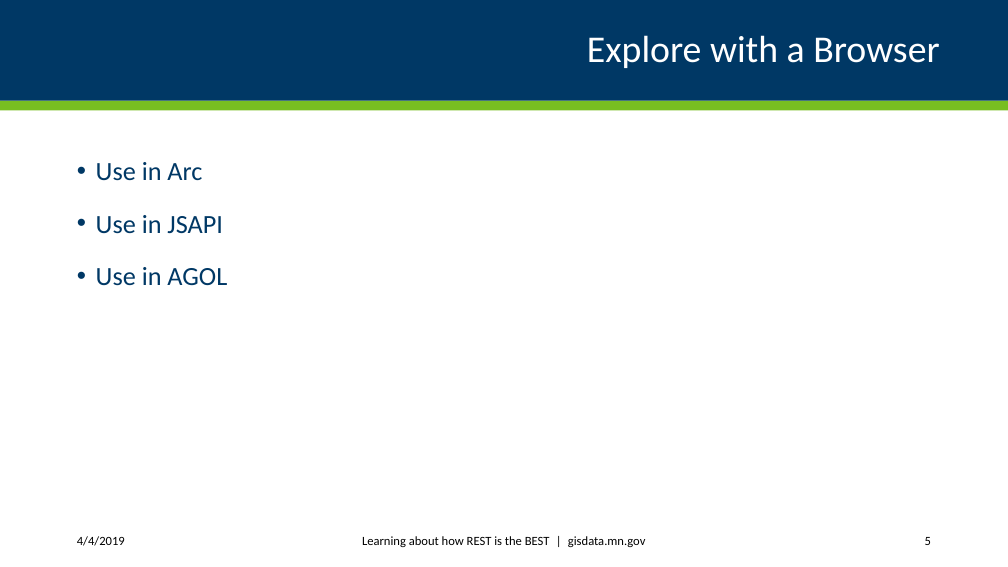
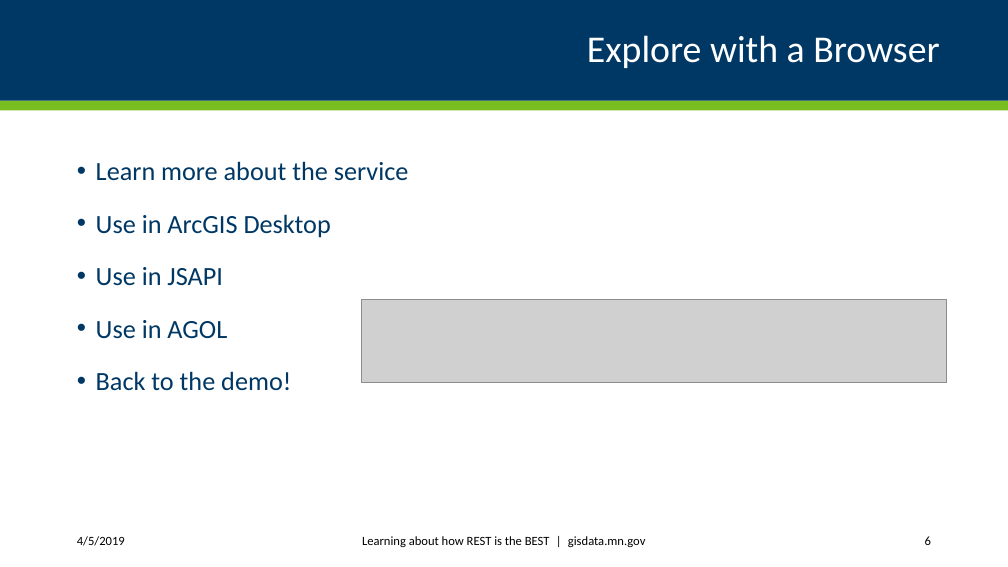
Before and after one commit to mmdolbow/RESTendpts, a slide deck: slide 6 of ppt/REST endpoint tutorial.pptx (slide 5 before the commit). Drawn at 1008x567 pixels with LibreOffice and Linux fonts; fonts in the diff are those of the drawing; grey boxes stand for pictures. Boxes give left, top, right and bottom in pixels: in the first picture for what was removed or moved away, otherwise in the second. Text is boxed around its words. In the diff, an @@ line names an element or a change of style, - is before the commit and + after.

```diff
--- a/ppt/REST endpoint tutorial.pptx
+++ b/ppt/REST endpoint tutorial.pptx
@@ text at <box>96,161,409,238</box>: text changed @@
-• Use in Arc
+• Learn more about the service
+• Use in ArcGIS Desktop
@@ picture added at <box>361,299,947,382</box> @@
@@ text at <box>96,371,291,391</box>: paragraph added @@
+• Back to the demo!
@@ text at <box>77,536,125,546</box>: text changed @@
-4/4/2019
+4/5/2019
@@ page number at <box>925,536,931,545</box>: text changed @@
-5
+6
```
Also in this commit, not shown: 7 other slides changed, 1 slide added.
